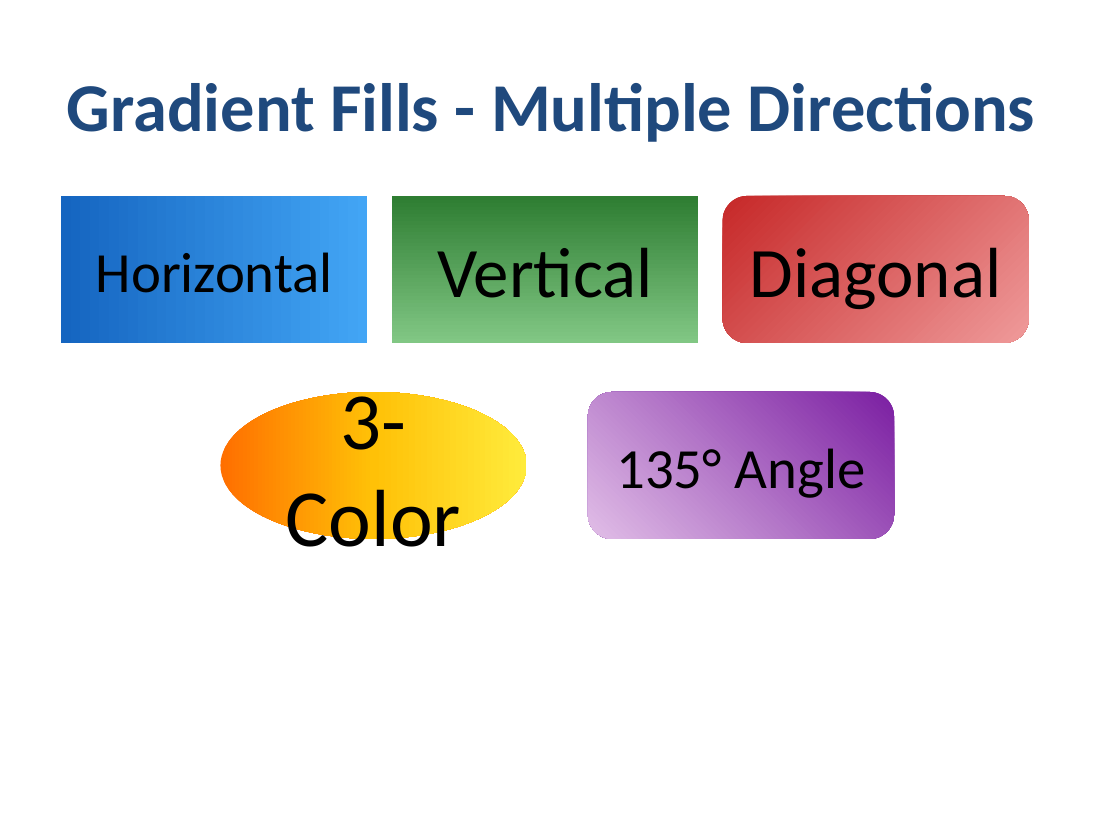
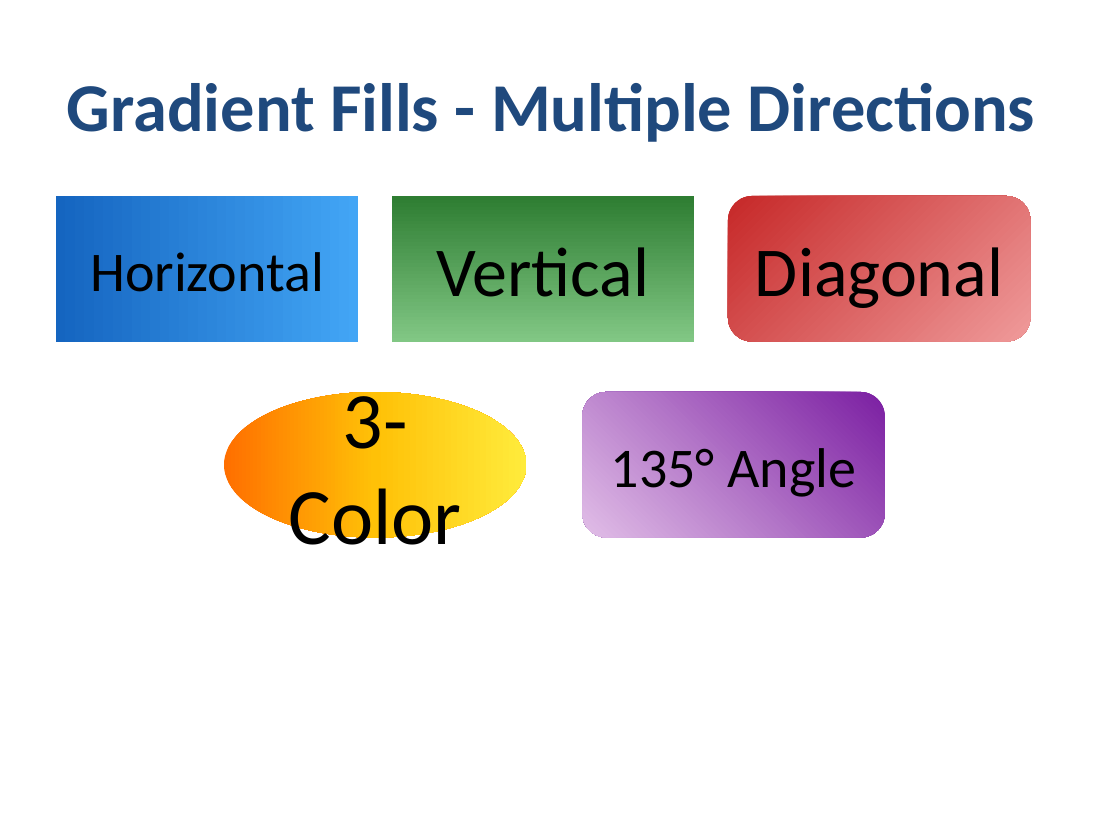
Before and after one commit to yingkitw/ppt-rs, a slide deck: slide 10 of comprehensive_demo.pptx. Drawn at 1120x840 pixels with LibreOffice and Linux fonts; fonts in the diff are those of the drawing. Boxes give left, top, right and bottom in pixels: in the first picture for what was removed or moved away, otherwise in the second. Text is boxed around its words. In the diff, an @@ line names an element or a change of style, - is before the commit and + after.

```diff
--- a/comprehensive_demo.pptx
+++ b/comprehensive_demo.pptx
@@ rectangle "Horizontal": place and size @@
-rectangle "Horizontal" at (62,196,367,343)
+rectangle "Horizontal" at (56,196,358,342)
@@ rectangle "Horizontal" at (56,196,358,342): size 36.5 to 36 pt @@
@@ rectangle "Vertical": place and size @@
-rectangle "Vertical" at (392,196,698,343)
+rectangle "Vertical" at (392,196,694,342)
@@ rectangle "Vertical" at (392,196,694,342): size 45.6 to 45 pt @@
@@ rounded rectangle "Diagonal" at (728,196,1030,342): size 45.6 to 45 pt @@
@@ rounded rectangle "Diagonal": place and size @@
-rounded rectangle "Diagonal" at (722,196,1028,343)
+rounded rectangle "Diagonal" at (728,196,1030,342)
@@ ellipse "3-Color" at (224,392,526,538): size 52.1 to 51.4 pt @@
@@ rounded rectangle "135° Angle": place and size @@
-rounded rectangle "135° Angle" at (588,392,894,539)
+rounded rectangle "135° Angle" at (582,392,885,538)
@@ rounded rectangle "135° Angle" at (582,392,885,538): size 36.5 to 36 pt @@
```
Also in this commit, not shown: 21 other slides changed, 6 other files.
